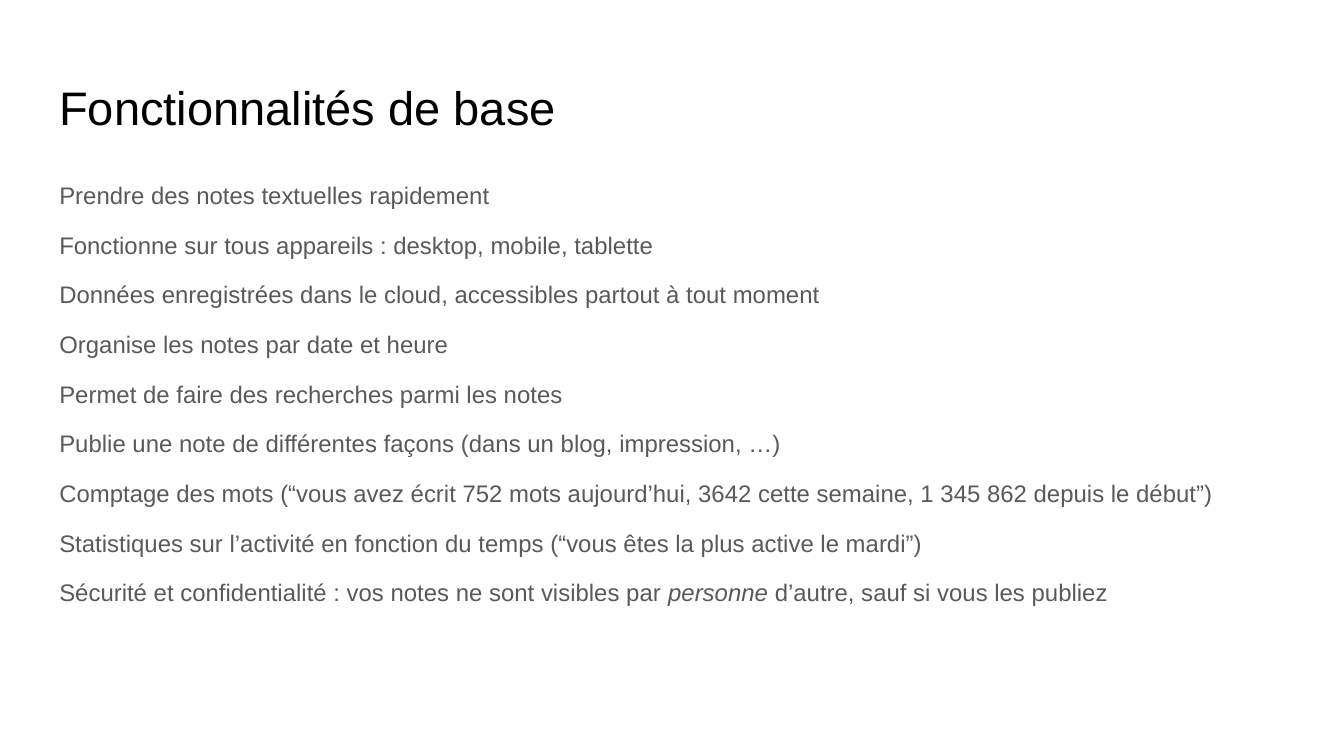
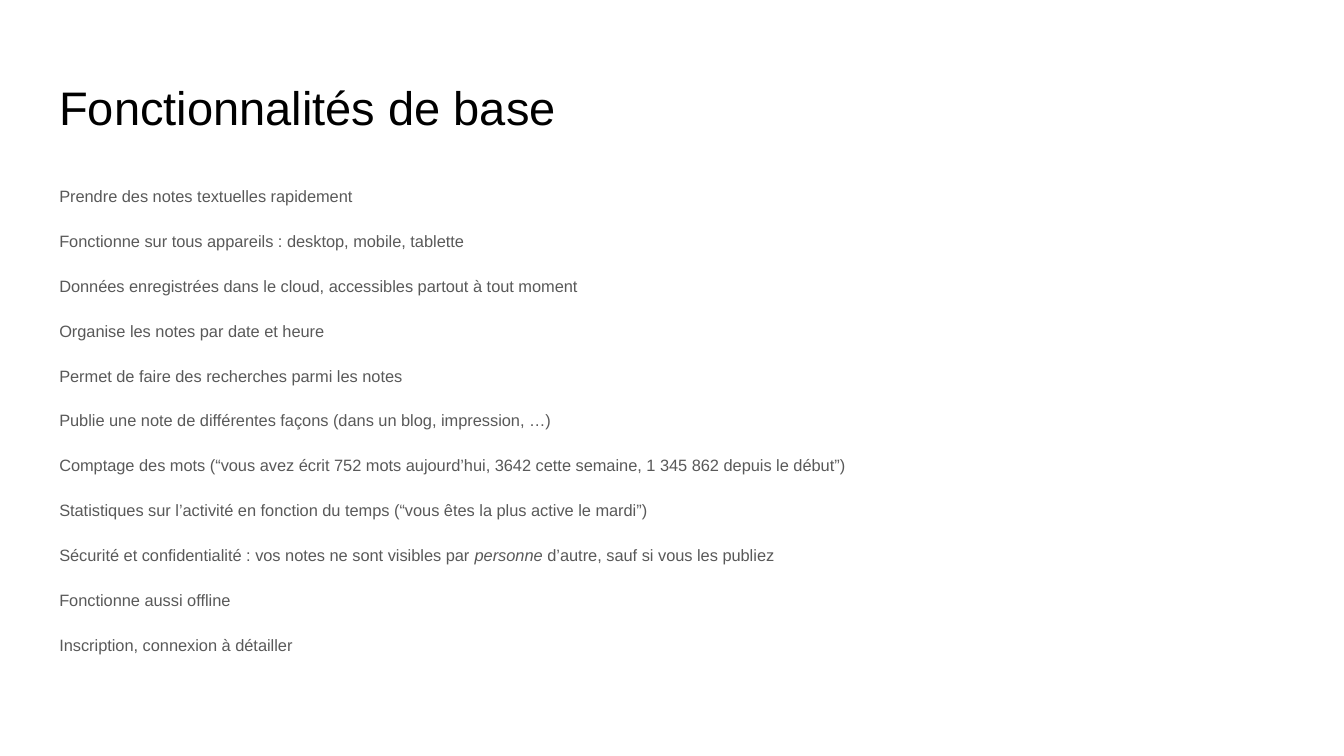
Before and after one commit to kaicarver/htmlcdag2, a slide deck: slide 9 of projet/Projet Application.pptx (slide 8 before the commit). Drawn at 1344x756 pixels with LibreOffice and Linux fonts; fonts in the diff are those of the drawing. Boxes give left, top, right and bottom in pixels: in the first picture for what was removed or moved away, otherwise in the second. Text is boxed around its words. In the diff, an @@ line names an element or a change of style, - is before the commit and + after.

```diff
--- a/projet/Projet Application.pptx
+++ b/projet/Projet Application.pptx
@@ text at (59,190,845,565): size 12.8 to 8.8 pt; line spacing 0.95 to 1.15 @@
@@ text at (59,594,292,655): paragraphs added @@
+Fonctionne aussi offline
+Inscription, connexion à détailler
```
Also in this commit, not shown: 1 slide added.
